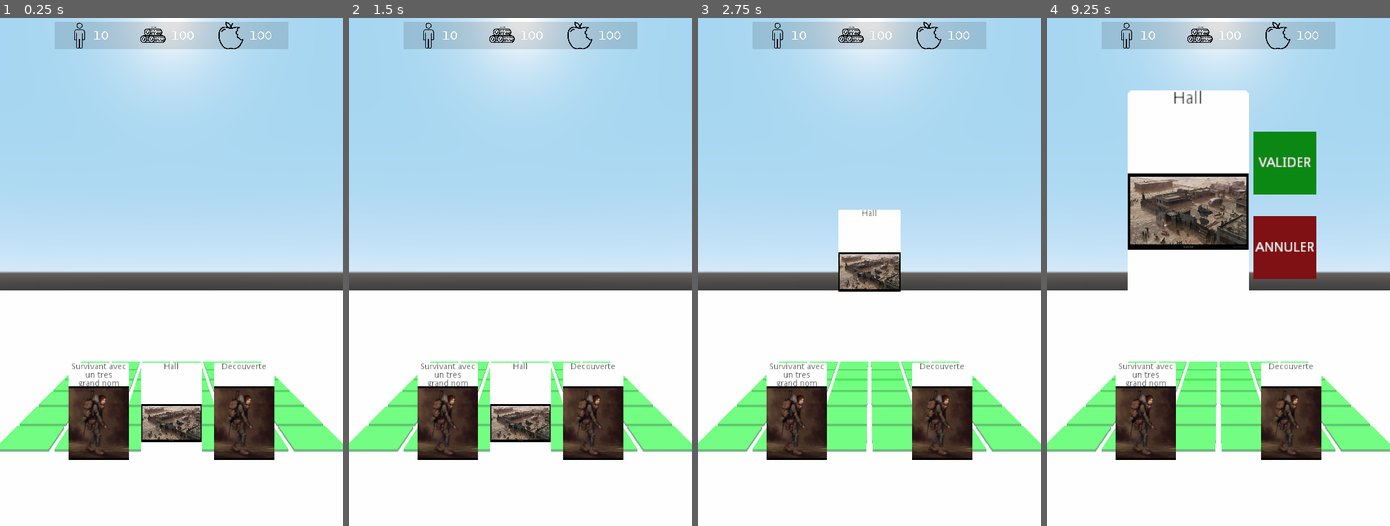
Above: before the commit, frames 1-4 (left to right).
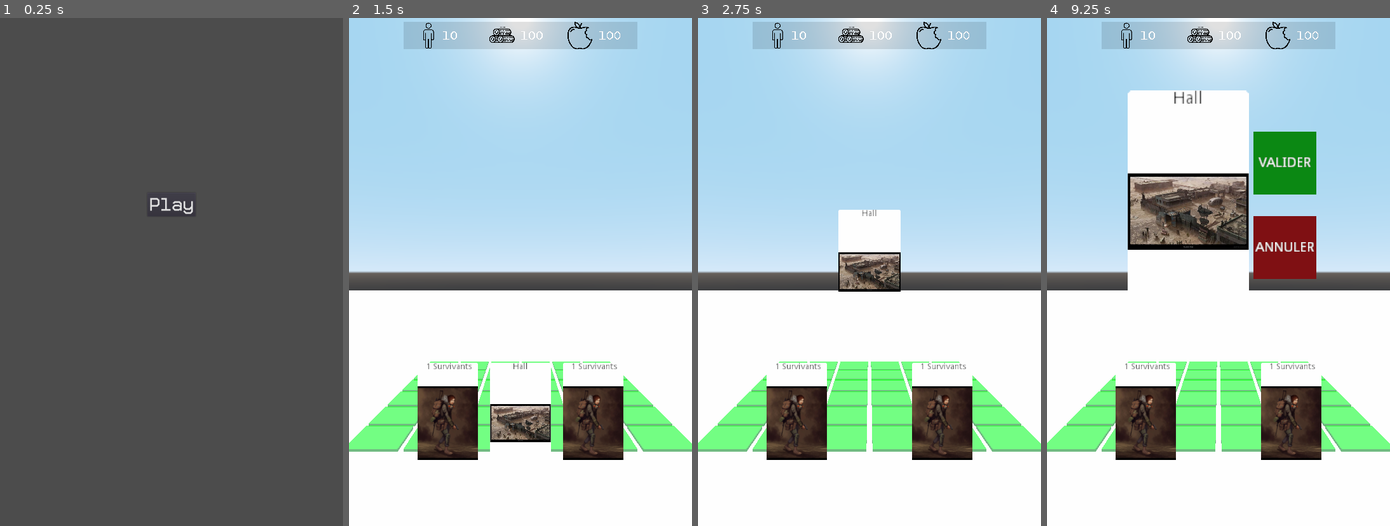
Above: after the commit, the same moments.

Repository: copsfuraxx/ProjetINFO701
Game: Godot game, scene res://MainMenu.tscn
Two runs of this game, one before a commit and one after it. Both use one fixed random seed, a clock stepped at 60 frames per second and the inputs below. Before the commit the project starts from res://Main.tscn.
Inputs (mouse positions are in pixels of both pictures, inside the frame that each line leads up to):
- Up to frame 1 (0.25 s): no input
- Up to frame 2 (1.5 s): click (520, 205) at 0.5 s, where only the run after the commit has a clickable "Play"; tap Enter at 1.25 s; move the mouse to (595, 246) at 1.27 s; click (595, 246) at 1.42 s
- Up to frame 3 (2.75 s): tap Space at 2 s; drag from (800, 297) to (852, 373) at 2.02 s
- Up to frame 4 (9.25 s): move the mouse to (1252, 160) at 2.77 s; click (1252, 160) at 2.92 s; tap Enter at 3.5, 5 s; drag from (1201, 373) to (1115, 195) at 3.52 s; tap Space at 4.25, 5.75 s; move the mouse to (1321, 348) at 4.27 s; click (1321, 348) at 4.42 s; drag from (1115, 195) to (1167, 145) at 5.02 s; move the mouse to (1235, 272) at 5.77 s; click (1235, 272) at 5.92 s; drag from (1167, 145) to (1149, 297) at 6.52 s; move the mouse to (1293, 246) at 7.27 s; click (1293, 246) at 7.42 s; drag from (1149, 297) to (1201, 373) at 8.02 s; move the mouse to (1252, 160) at 8.77 s; click (1252, 160) at 8.92 s

The runs differ from the first frame. In frame 1, 96% of the frame differs, in the area x 0-100%, y 0-100%; in frame 2, 0.3%; in frame 3, 0.3%; in frame 4, 0.3%.

Commit message:
deck + draw

Diff:
--- a/CameraCarte.gd
+++ b/CameraCarte.gd
@@ -9,6 +9,8 @@
 var card
 var etat = Etat.Main
 var main
+
+onready var scene = preload("res://Carte/Carte.tscn")
 
 func _ready():
 # Create the RayCast
@@ -41,6 +43,8 @@
 				if card.cart is PNJCard and main.food - card.cart.cost >= 0:
 					main.population += card.cart.nbr
 					main.food -= card.cart.cost
+					card.queue_free()
+					draw()
 					reset()
 				else:
 					$"..".visible = false
@@ -95,3 +99,9 @@
 func start():
 	set_physics_process(true)
 	set_process_input(true)
+
+func draw():
+	var c = scene.instance()
+	c.setCard(get_node("/root/Main").deck[0], card.pos_ini.x, -1.25)
+	get_node("/root/Main").deck.remove(0)
+	$"../".add_child(c)
--- a/Cartes.json
+++ b/Cartes.json
@@ -1,10 +1,27 @@
 [
     {
         "type" : "pnj",
-        "name" : "Survivant avec\nun tres\ngrand nom",
+        "name" : " 5 Survivants",
+        "cost" : 5,
+        "nbr" : 5,
+        "img" : "survivor.png",
+        "nbrCarte" : 1
+    },
+    {
+        "type" : "pnj",
+        "name" : " 1 Survivants",
         "cost" : 1,
-        "nbr" : 5,
-        "img" : "survivor.png"
+        "nbr" : 1,
+        "img" : "survivor.png",
+        "nbrCarte" : 10
+    },
+    {
+        "type" : "pnj",
+        "name" : " 2 Survivants",
+        "cost" : 2,
+        "nbr" : 2,
+        "img" : "survivor.png",
+        "nbrCarte" : 5
     },
     {
         "type" : "bat",
@@ -12,11 +29,13 @@
         "cost" : 1,
         "worker" : 5,
         "vie" : 1,
-        "img" : "base.png"
+        "img" : "base.png",
+        "nbrCarte" : 1
     },
     {
         "type" : "event",
         "name" : "Decouverte",
-        "cost" : 1
+        "cost" : 1,
+        "nbrCarte" : 1
     }
 ]
--- a/ChoixCarte.gd
+++ b/ChoixCarte.gd
@@ -1,7 +1,7 @@
 extends Spatial
 
 var path = "res://Cartes.json"
-var deck: Array = []
+var deck:Array = []
 onready var scene = preload("res://Carte/Carte.tscn")
 
 func _ready():
@@ -18,16 +18,22 @@
 
 	for carte in data:
 		if(carte["type"] == "pnj"):
-			deck.append(PNJCard.new(id, carte["name"], carte["cost"], carte["nbr"], carte["img"]))
+			for _i in range(carte["nbrCarte"]):
+				deck.append(PNJCard.new(id, carte["name"], carte["cost"], carte["nbr"], carte["img"]))
 		elif(carte["type"] == "bat"):
 			deck.append(BatCard.new(id, carte["name"], carte["cost"], carte["worker"], carte["vie"], carte["img"]))
 		elif(carte["type"] == "event"):
 			deck.append(EventCard.new(id, carte["name"], carte["cost"]))
 		id += 1
+	get_node("/root/Main").deck = deck
+	randomize()
+	deck.shuffle()
 	var x = -0.6
-	for carte in deck:
+	for _i in range(3):
 		var c = scene.instance()
-		c.setCard(carte, x, -1.25)
+		c.setCard(deck[0], x, -1.25)
+		deck.remove(0)
 		x+= 0.6
 		$"../".call_deferred("add_child", c)
-	$"../".call_deferred("remove_child", self)
+	queue_free()
+	#$"../".call_deferred("remove_child", self)
--- a/Main.gd
+++ b/Main.gd
@@ -3,3 +3,4 @@
 var population = 10
 var buildRessource = 100
 var food = 100
+var deck:Array
--- /dev/null
+++ b/MainMenu.gd
@@ -0,0 +1,5 @@
+extends Control
+
+func _on_Button_pressed():
+# warning-ignore:return_value_discarded
+	get_tree().change_scene("res://Main.tscn")
--- /dev/null
+++ b/MainMenu.tscn
@@ -0,0 +1,23 @@
+[gd_scene load_steps=3 format=2]
+
+[ext_resource path="res://Assets/PixelFont.tres" type="DynamicFont" id=1]
+[ext_resource path="res://MainMenu.gd" type="Script" id=2]
+
+[node name="MainMenu" type="Control"]
+anchor_right = 1.0
+anchor_bottom = 1.0
+script = ExtResource( 2 )
+
+[node name="Button" type="Button" parent="."]
+anchor_left = 0.5
+anchor_right = 0.5
+margin_left = -19.0
+margin_top = 577.0
+margin_right = 19.0
+margin_bottom = 597.0
+grow_horizontal = 2
+grow_vertical = 2
+custom_fonts/font = ExtResource( 1 )
+text = "Play"
+
+[connection signal="pressed" from="Button" to="." method="_on_Button_pressed"]
--- a/project.godot
+++ b/project.godot
@@ -39,7 +39,7 @@
 [application]
 
 config/name="ProjetINFO701"
-run/main_scene="res://Main.tscn"
+run/main_scene="res://MainMenu.tscn"
 config/icon="res://icon.png"
 
 [autoload]
